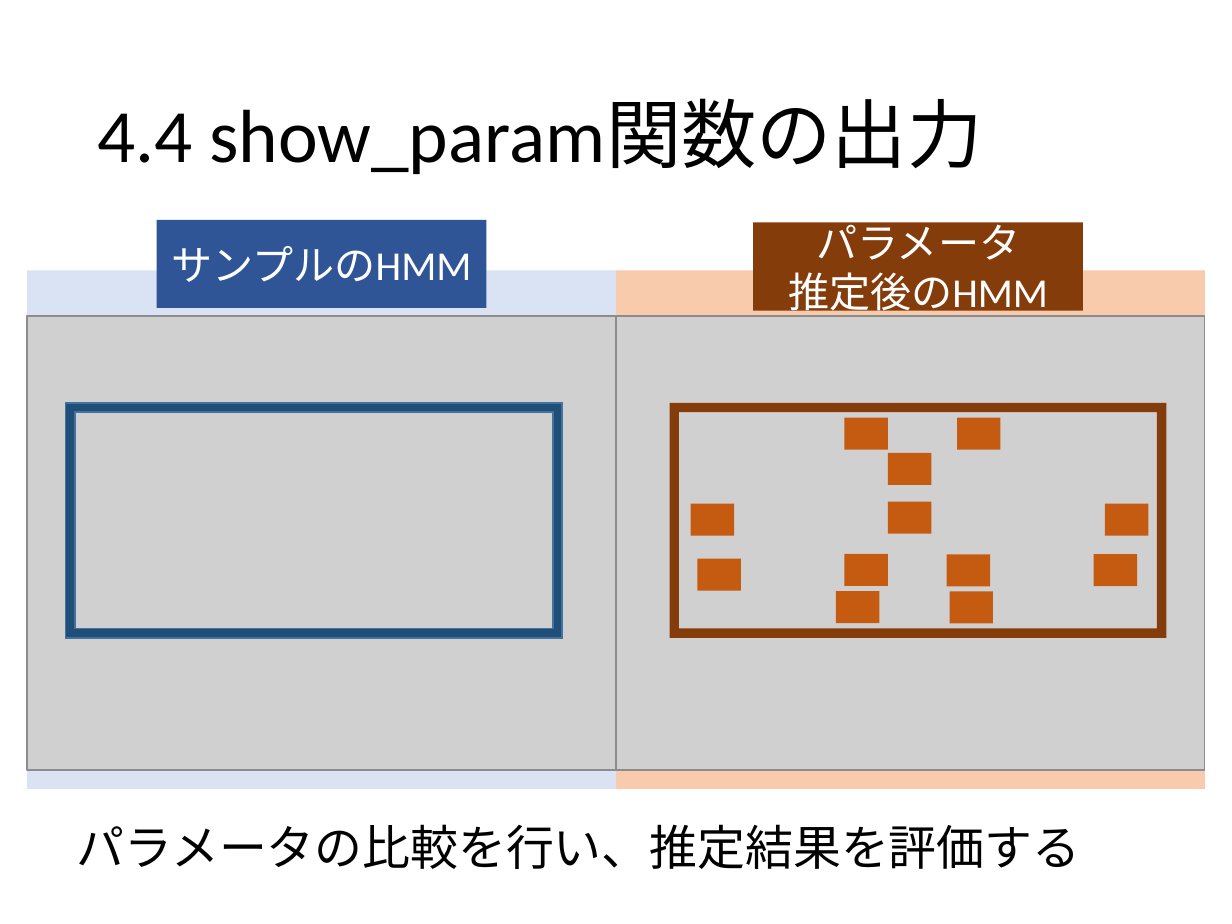
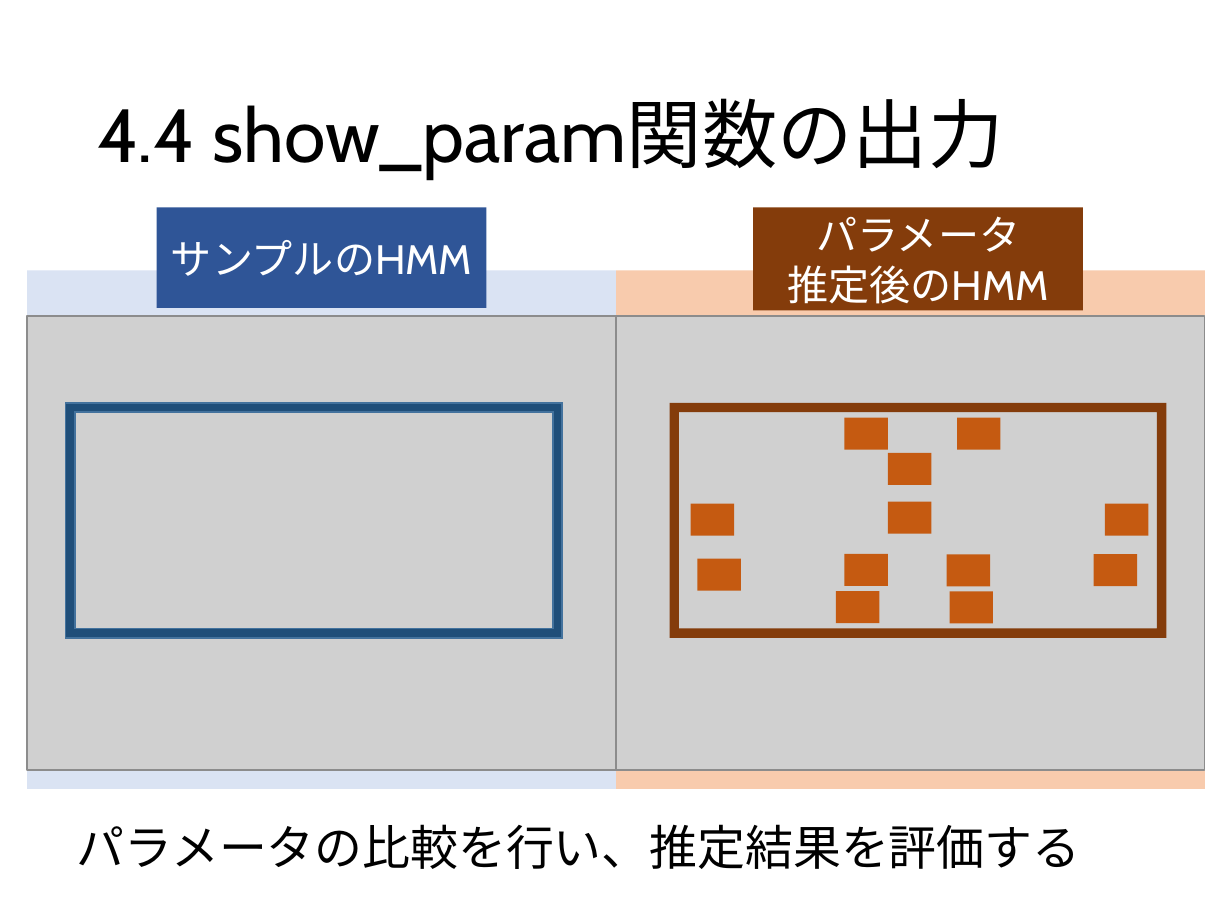
Before and after one commit to 2017B4/rinko, a slide deck: slide 24 of 輪講実習.pptx. Drawn at 1232x924 pixels with LibreOffice and Linux fonts; fonts in the diff are those of the drawing; grey boxes stand for pictures. Boxes give left, top, right and bottom in pixels: in the first picture for what was removed or moved away, otherwise in the second. Text is boxed around its words. In the diff, an @@ line names an element or a change of style, - is before the commit and + after.

```diff
--- a/輪講実習.pptx
+++ b/輪講実習.pptx
@@ rectangle "サンプルのHMM": place and size @@
-rectangle "サンプルのHMM" at [156, 219, 487, 308]
+rectangle "サンプルのHMM" at [156, 207, 487, 307]
@@ font Calibri to Cabin in 3 elements at [97, 99, 1003, 178], [156, 207, 487, 307], [753, 207, 1083, 310] @@
@@ rectangle "パラメータ": place and size @@
-rectangle "パラメータ" at [753, 223, 1083, 312]
+rectangle "パラメータ" at [753, 207, 1083, 310]
```
Also in this commit, not shown: 30 other slides changed.
